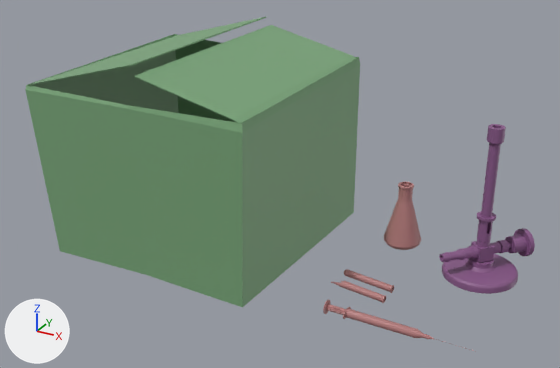
A saved change to the FBX model Assets/_Nicolai/Props/Tasks/SterilizeTools/Model/BoxExport.fbx.
The view is the same before and after, from a 50 mm lens placed at (6.977, -1.731, 0.995), pointed at (6.243, -0.397, 0.328). Every picture has the same lights, and +X, +Y and +Z are marked at lower left. Where no turn or scale is listed for an object, it has been applied to the vertices. Vertices at the same position are counted once.

In view in the first picture: 'Barrel', 'Bot', 'BrokenVial', 'Bunsen_burner', 'L_Open', 'Push_Plunger', 'R_Open', 'SmallVial', 'TallVial'.
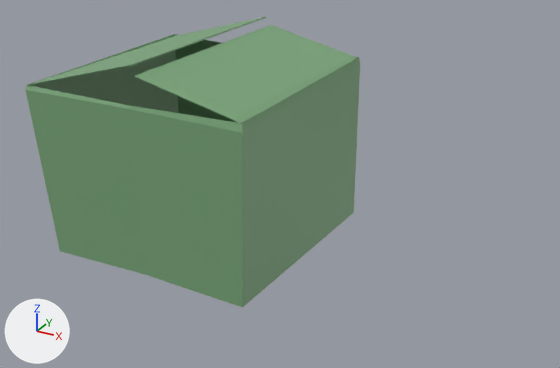
Where the newer file only moved an object's origin or applied its transform, the numbers keep the older frame.

Pixel boxes [x1, y1, x2, y2] of what changed, in the pictures (560 x 368 px):
'Bunsen_burner', moved (not visible afterwards): before [439, 124, 535, 294]
'TallVial', moved (not visible afterwards): before [384, 182, 421, 250]
'Barrel', moved (not visible afterwards): before [343, 307, 473, 351]
'BrokenVial', moved (not visible afterwards): before [331, 281, 386, 303]
'SmallVial', moved (not visible afterwards): before [344, 269, 394, 293]
'Push_Plunger', moved (not visible afterwards): before [323, 299, 346, 315]

What changed in the scene script:
```text
Change me_mesh:
    where me_mesh.from_pydata(...)  # 2507 vertices, 2340 faces; spans x -0.087..0.087, y -0.09..0.09, z -0.167..0.167
    used by ob_bunsen_burner; location = (6.661, -0.247, 0.317)
    me_mesh part 1: the whole mesh is moved by (0.004, 0.017, 0.054)
Change ob_smallvial:
    ob_smallvial.location: (6.466, -0.423, 0.166) -> (5.87, -0.38, 0.166)
Change ob_tallvial:
    ob_tallvial.location: (6.463, -0.217, 0.228) -> (5.867, -0.217, 0.228)
Change ob_push_plunger:
    ob_push_plunger.location: (6.506, -0.547, 0.162) -> (5.91, -0.557, 0.169)
Change ob_barrel:
    ob_barrel.location: (6.599, -0.547, 0.161) -> (6.004, -0.557, 0.169)
Change ob_brokenvial:
    ob_brokenvial.location: (6.462, -0.467, 0.166) -> (5.866, -0.467, 0.166)
Change ob_bunsen_burner:
    ob_bunsen_burner.location: (6.661, -0.247, 0.317) -> (6.061, -0.264, 0.263)
```
